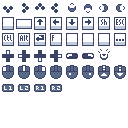
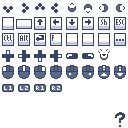
Two versions of the same layered image (128 × 128). Layer-by-layer changes:
painted on "Base Merged" over [115, 112, 125, 127]
